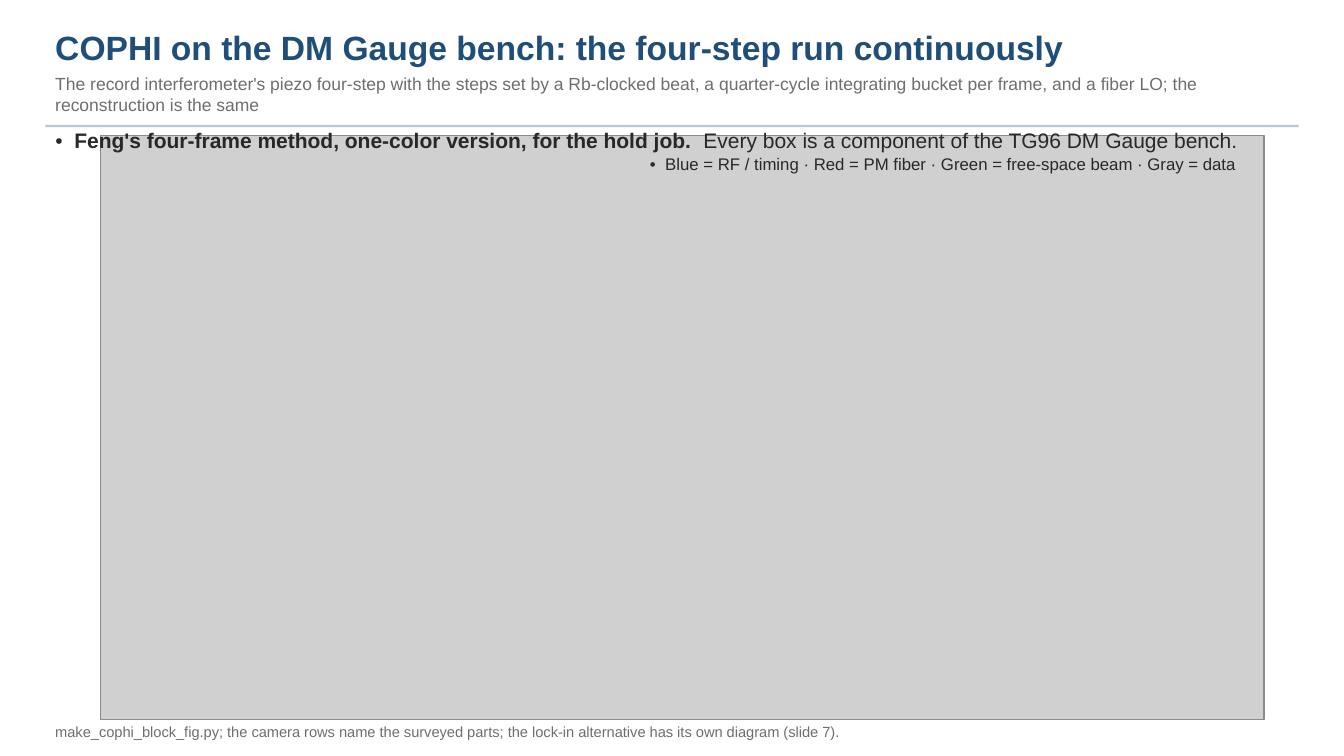
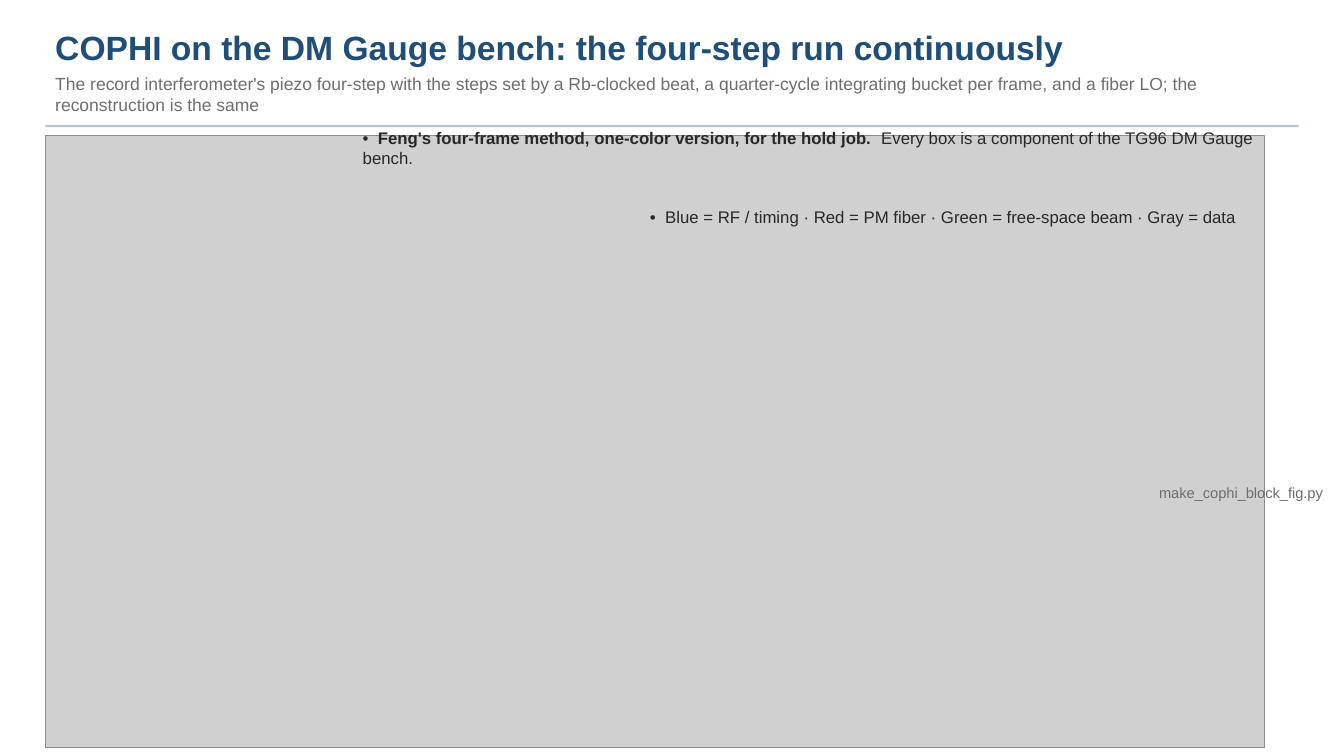
Before and after one commit to nasa-jpl/macos, a slide deck: slide 3 of demo_session/deck_cophi.pptx. Drawn at 1344x756 pixels with LibreOffice and Linux fonts; fonts in the diff are those of the drawing; grey boxes stand for pictures. Boxes give left, top, right and bottom in pixels: in the first picture for what was removed or moved away, otherwise in the second. Text is boxed around its words. In the diff, an @@ line names an element or a change of style, - is before the commit and + after.

```diff
--- a/demo_session/deck_cophi.pptx
+++ b/demo_session/deck_cophi.pptx
@@ picture: place and size @@
-picture at (101,135,1264,720)
+picture at (45,135,1264,748)
@@ text "• Feng's four-frame method, one-color ...": place and size @@
-text "• Feng's four-frame method, one-color ..." at (74,132,1237,153)
+text "• Feng's four-frame method, one-color ..." at (363,130,1252,164)
@@ text "• Feng's four-frame method, one-color ..." at (363,130,1252,164): size 15 to 12 pt @@
@@ text "• Blue = RF / ...": place and size @@
-text "• Blue = RF / ..." at (665,158,1236,174)
+text "• Blue = RF / ..." at (665,211,1236,227)
@@ text at (1159,486,1323,501): text changed @@
-make_cophi_block_fig.py; the camera rows name the surveyed parts; the lock-in alternative has its own diagram (slide 7).
+make_cophi_block_fig.py
```
Also in this commit, not shown: 5 other slides changed, 1 slide added, 13 other files.
